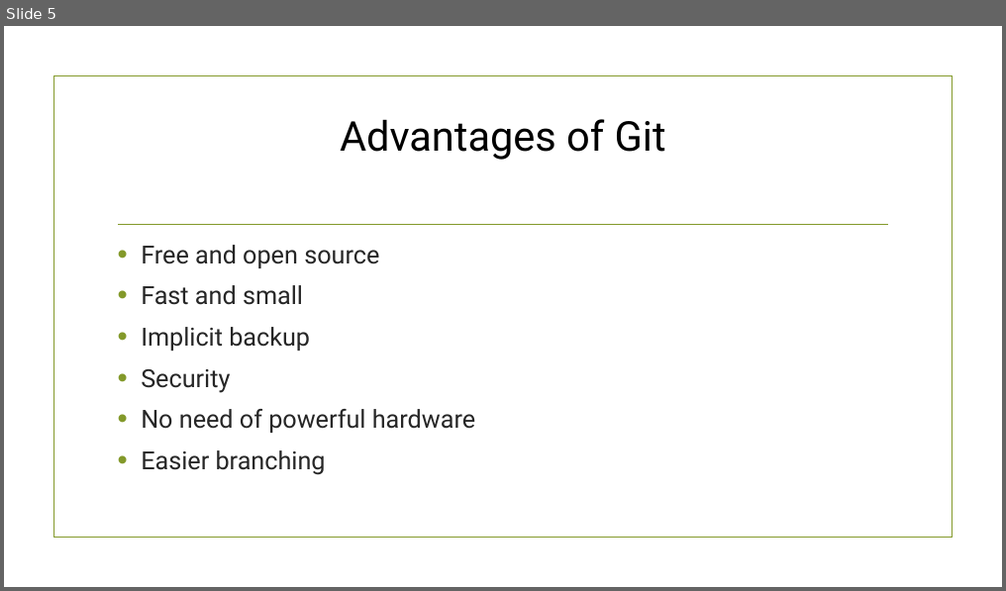
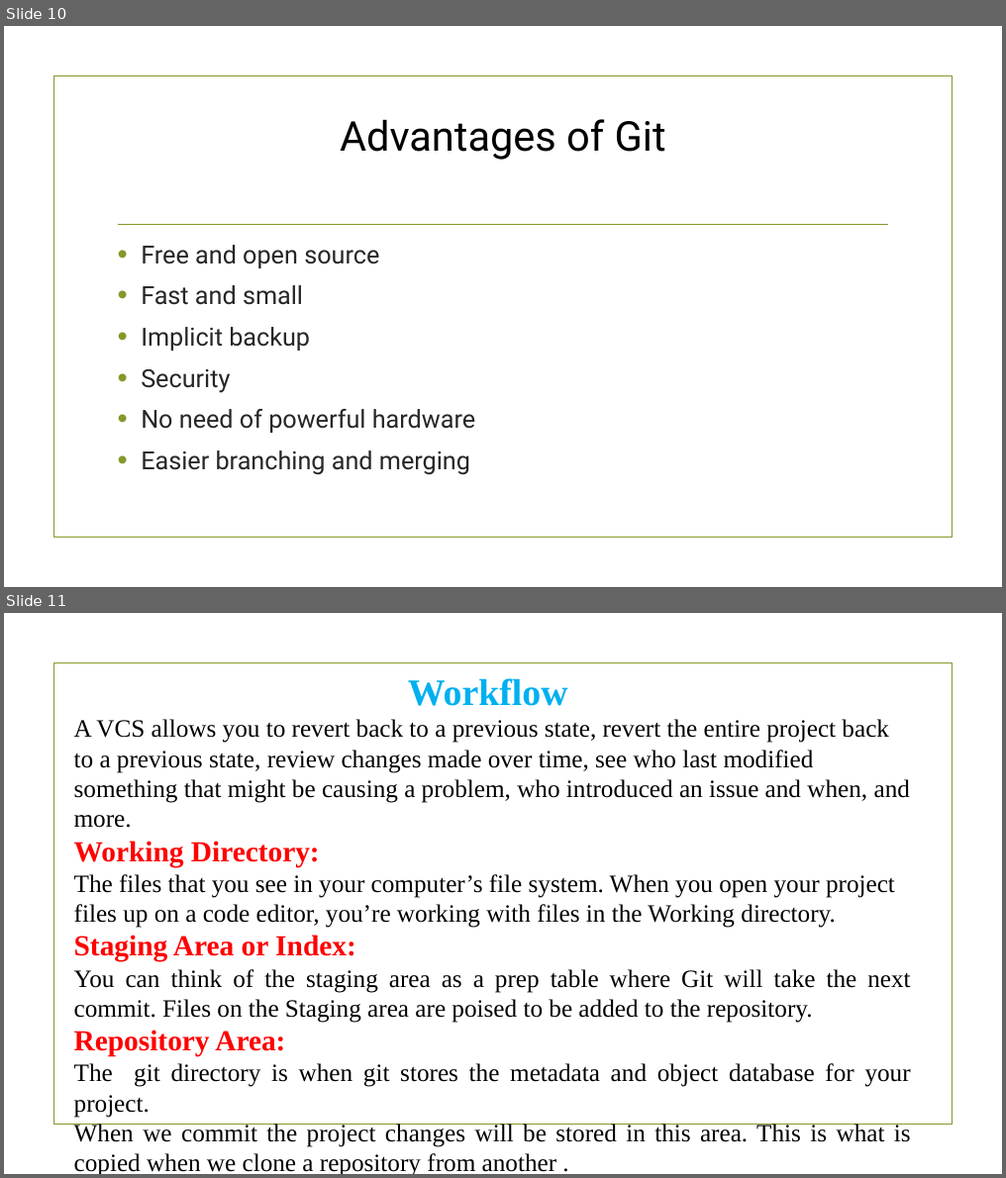
Before and after one commit to amishagupta-11/LearnGit, a slide deck: git.pptx. Shown one above the other, each under a label of ours: slide 5 before the commit, slides 10 and 11 after it. The pictures are 1006x591 and 1006x1178 pixels, drawn with LibreOffice and Linux fonts; fonts in the diff are those of the drawing; background and template pictures are left out. Boxes give left, top, right and bottom in pixels: in the first picture for what was removed or moved away, otherwise in the second. Text is boxed around its words. In the diff, an @@ line names an element or a change of style, - is before the commit and + after.

```diff
--- a/git.pptx
+++ b/git.pptx
@@ slide 11 added at (4, 613, 1002, 1174), background picture (left out); not listed: 1 template element that a slide beside it also shows @@
@@ text added at (74, 678, 911, 1148), 24 pt, text #000000 @@
+Workflow
+A VCS allows you to revert back to a previous state, revert the entire project back to a previous state, review changes made over time, see who last modified something that might be causing a problem, who introduced an issue and when, and more.
+Working Directory:
+The files that you see in your computer’s file system. When you open your project files up on a code editor, you’re working with files in the Working directory.
+Staging Area or Index:
+You can think of the staging area as a prep table where Git will take the next commit. Files on the Staging area are poised to be added to the repository.
+Repository Area:
+The git directory is when git stores the metadata and object database for your project.
+When we commit the project changes will be stored in this area. This is what is copied when we clone a repository from another .
@@ what was slide 5 is now slide 10 @@
@@ slide 10 changed as well @@
@@ text at (141, 451, 470, 475): text changed @@
-• Easier branching
+• Easier branching and merging
```
Also in this commit, not shown: 6 other slides changed, 33 other slides added.
